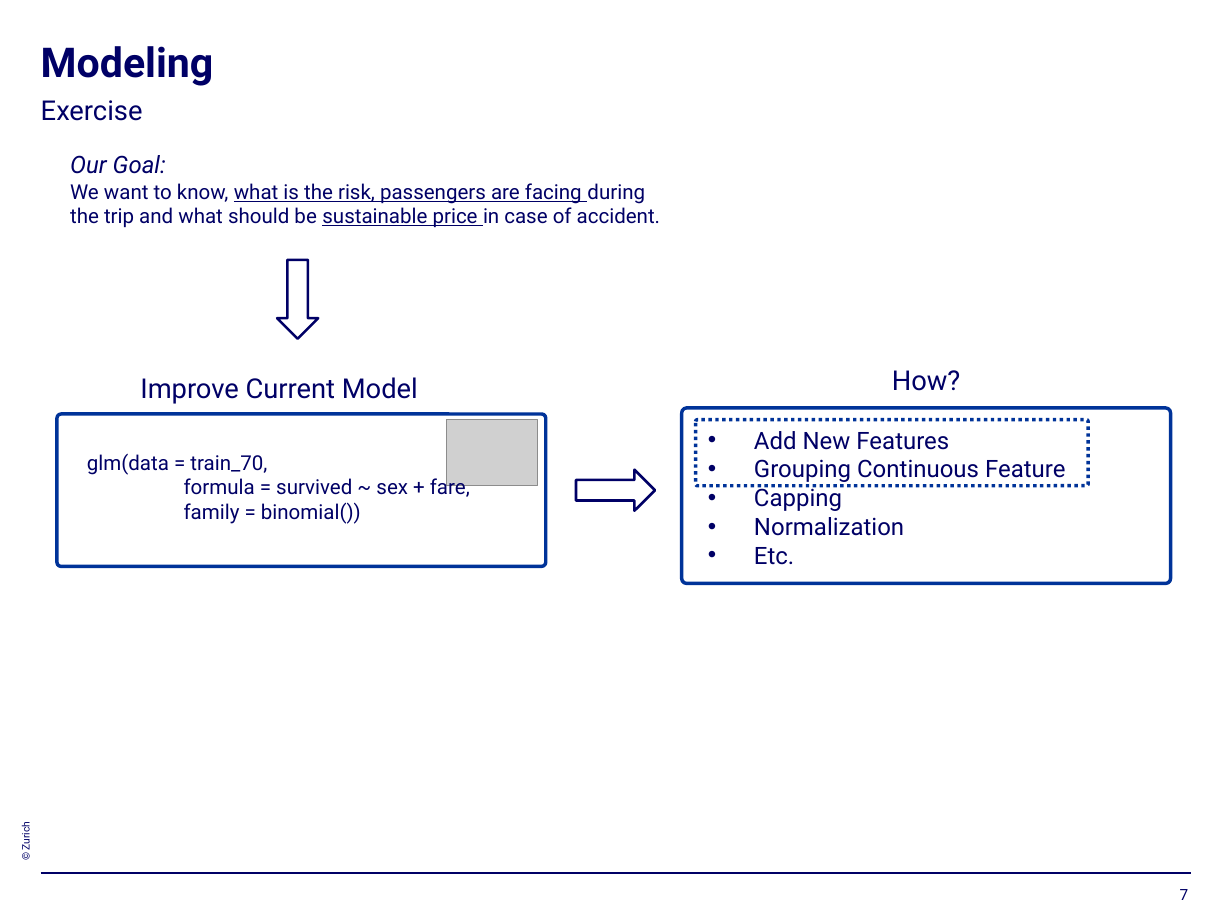
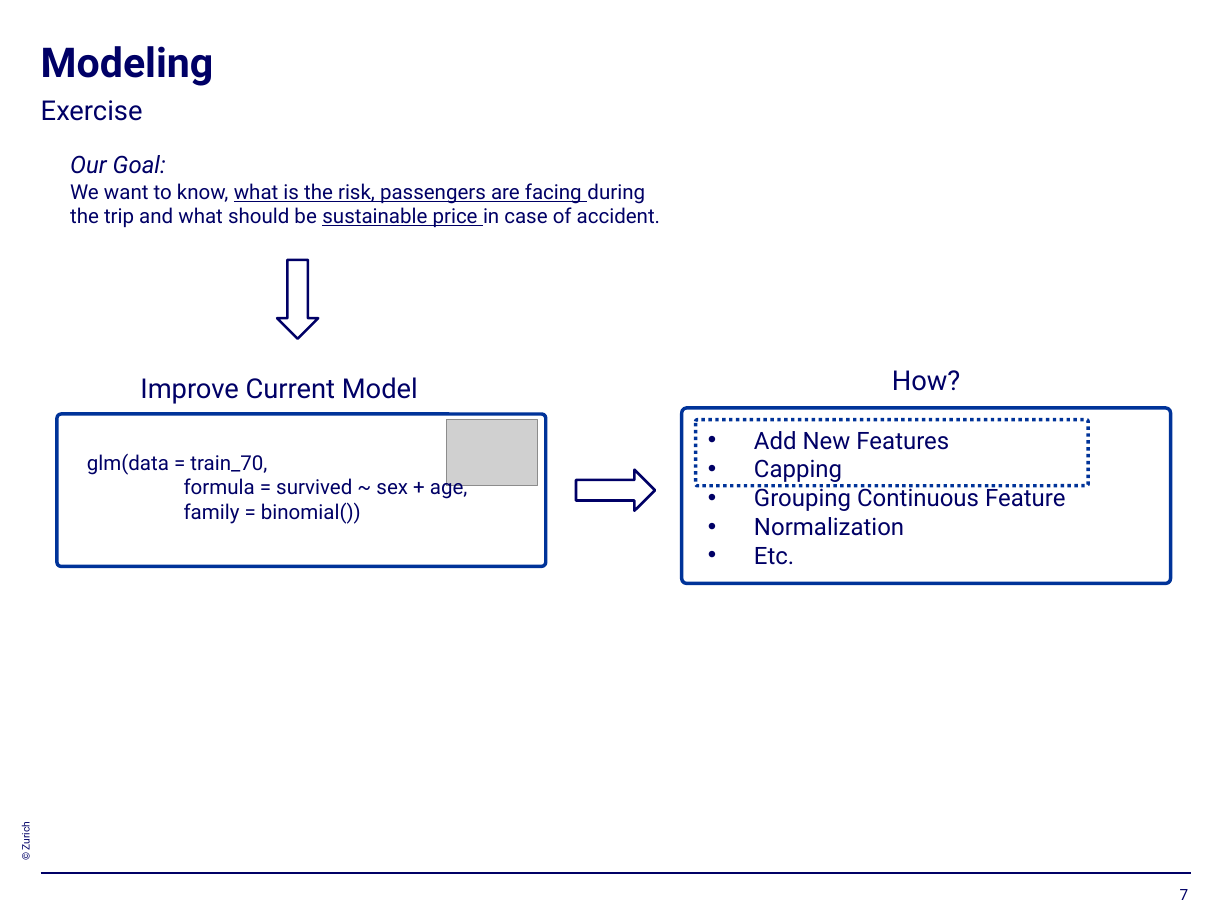
Before and after one commit to Gateux/titanic_euba, a slide deck: slide 7 of Titanic Exercise.pptx. Drawn at 1232x924 pixels with LibreOffice and Linux fonts; fonts in the diff are those of the drawing; grey boxes stand for pictures; background and template pictures are left out. Boxes give left, top, right and bottom in pixels: in the first picture for what was removed or moved away, otherwise in the second. Text is boxed around its words. In the diff, an @@ line names an element or a change of style, - is before the commit and + after.

```diff
--- a/Titanic Exercise.pptx
+++ b/Titanic Exercise.pptx
@@ text at (x1=184, y1=475, x2=468, y2=499): text changed @@
-formula = survived ~ sex + fare,
+formula = survived ~ sex + age,
@@ text at (x1=754, y1=459, x2=842, y2=482): paragraph added @@
+• Capping
@@ text at (x1=754, y1=485, x2=842, y2=511): paragraph removed @@
-• Capping
```
Also in this commit, not shown: 3 other slides changed, 2 slides added, 3 other files.
